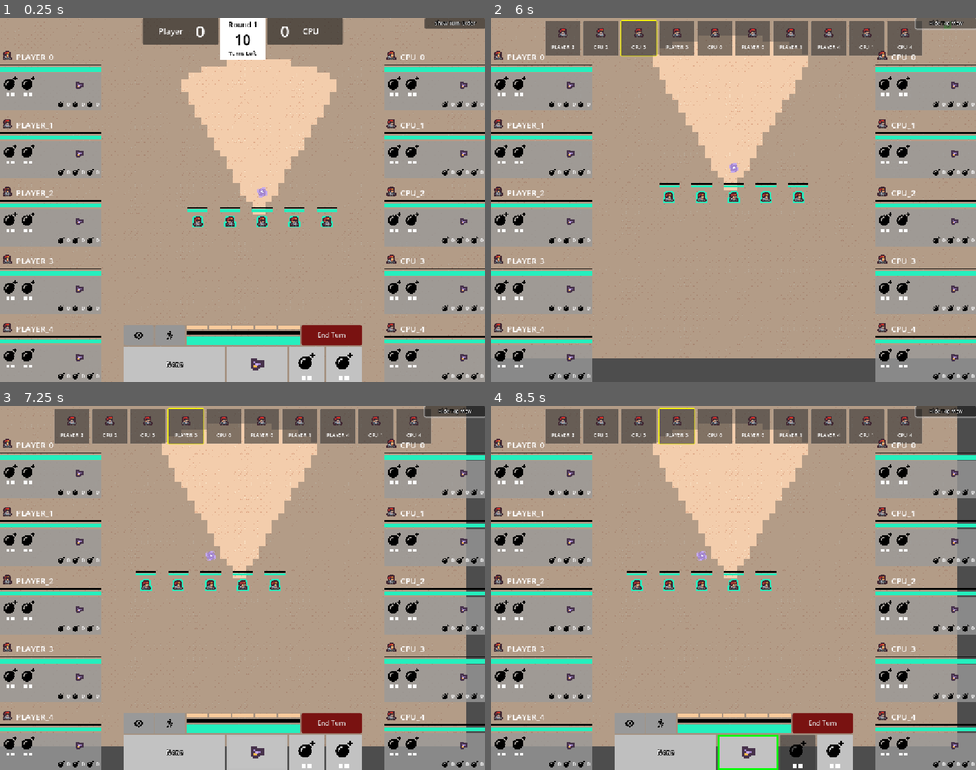
Above: before the commit, frames 1-4 (two rows, left to right).
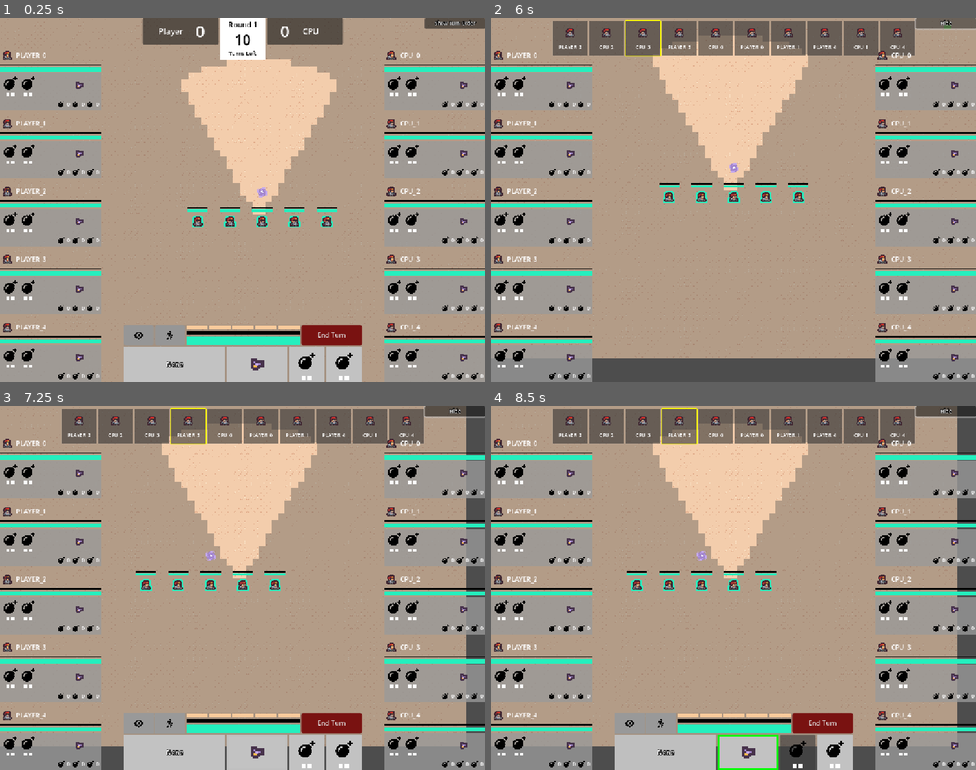
Above: after the commit, the same moments.

Repository: david8zhang/valorant-team-manager-godot
Game: Godot game, scene res://scenes/GameRound.tscn
Same seed, same stepped clock (60 frames per second), same inputs: the game is played once before the commit and once after it.
Inputs (mouse positions are in pixels of both pictures, inside the frame that each line leads up to):
- Up to frame 1 (0.25 s): no input
- Up to frame 2 (6 s): click "Show Turn Order" at 0.5 s; click "Hide Top View" (after the commit: "Hide") at 1.25 s; click "Show Scoreboard" at 2 s; click (670, 196) at 2.77 s; click (626, 334) at 3.5 s; click (660, 334) at 4.25 s; click "End Turn" at 5 s; click "Show Turn Order" at 5.75 s
- Up to frame 3 (7.25 s): click "None" at 6.5 s
- Up to frame 4 (8.5 s): click "None" at 7.25 s; click (796, 751) at 8 s

The runs differ from the first frame. In frame 1, 0.6% of the frame differs, in the area x 3-88%, y 9-87%; in frame 2, 2.5%, in the area x 3-98%, y 0-87%; in frame 3, 2.5%; in frame 4, 2.5%.

Commit message:
hook up buy menu scene to game

Diff:
--- a/codebase/prefabs/AgentStatus.tscn
+++ b/codebase/prefabs/AgentStatus.tscn
@@ -39,9 +39,9 @@
 layout_mode = 2
 size_flags_horizontal = 3
 size_flags_vertical = 1
-theme_override_font_sizes/font_size = 20
+theme_override_font_sizes/font_size = 16
 text = "Player 1"
-vertical_alignment = 2
+vertical_alignment = 1
 
 [node name="ShieldBar" type="ProgressBar" parent="VBoxContainer"]
 custom_minimum_size = Vector2(0, 4)
--- a/codebase/prefabs/BuyMenu.tscn
+++ b/codebase/prefabs/BuyMenu.tscn
@@ -1,6 +1,5 @@
-[gd_scene load_steps=7 format=3 uid="uid://bj7jqevcv2wem"]
-
-[ext_resource type="PackedScene" uid="uid://do06qong074fn" path="res://prefabs/Scoreboard.tscn" id="1_0yq0h"]
+[gd_scene load_steps=6 format=3 uid="uid://bj7jqevcv2wem"]
+
 [ext_resource type="Script" uid="uid://62jjydbsvanb" path="res://scripts/BuyMenu.gd" id="1_3ejf4"]
 [ext_resource type="PackedScene" uid="uid://c3hk0br2pjrhf" path="res://prefabs/AgentBuyMenu.tscn" id="1_mtvm6"]
 [ext_resource type="StyleBox" uid="uid://k2ihmpstyn38" path="res://prefabs/BuyMenuWeaponHeader.tres" id="2_4kfsn"]
@@ -30,7 +29,7 @@
 [node name="VBoxContainer" type="VBoxContainer" parent="PanelContainer"]
 layout_mode = 2
 
-[node name="Scoreboard" parent="PanelContainer/VBoxContainer" instance=ExtResource("1_0yq0h")]
+[node name="Control" type="Control" parent="PanelContainer/VBoxContainer"]
 custom_minimum_size = Vector2(0, 125)
 layout_mode = 2
 
@@ -76,21 +75,6 @@
 horizontal_alignment = 1
 vertical_alignment = 1
 
-[node name="AgentBuyMenu" parent="PanelContainer/VBoxContainer/HBoxContainer/VBoxContainer" instance=ExtResource("1_mtvm6")]
-layout_mode = 2
-
-[node name="AgentBuyMenu2" parent="PanelContainer/VBoxContainer/HBoxContainer/VBoxContainer" instance=ExtResource("1_mtvm6")]
-layout_mode = 2
-
-[node name="AgentBuyMenu3" parent="PanelContainer/VBoxContainer/HBoxContainer/VBoxContainer" instance=ExtResource("1_mtvm6")]
-layout_mode = 2
-
-[node name="AgentBuyMenu4" parent="PanelContainer/VBoxContainer/HBoxContainer/VBoxContainer" instance=ExtResource("1_mtvm6")]
-layout_mode = 2
-
-[node name="AgentBuyMenu5" parent="PanelContainer/VBoxContainer/HBoxContainer/VBoxContainer" instance=ExtResource("1_mtvm6")]
-layout_mode = 2
-
 [node name="VBoxContainer2" type="VBoxContainer" parent="PanelContainer/VBoxContainer/HBoxContainer"]
 layout_mode = 2
 
@@ -843,7 +827,7 @@
 size_flags_horizontal = 3
 
 [node name="HeaderPanel" type="PanelContainer" parent="PanelContainer/VBoxContainer/HBoxContainer/VBoxContainer2/HBoxContainer2/VBoxContainer"]
-custom_minimum_size = Vector2(250, 50)
+custom_minimum_size = Vector2(250, 40)
 layout_mode = 2
 theme_override_styles/panel = ExtResource("2_4kfsn")
 
@@ -972,7 +956,7 @@
 layout_mode = 2
 
 [node name="HeaderPanel" type="PanelContainer" parent="PanelContainer/VBoxContainer/HBoxContainer/VBoxContainer2/HBoxContainer2/VBoxContainer2"]
-custom_minimum_size = Vector2(300, 50)
+custom_minimum_size = Vector2(300, 40)
 layout_mode = 2
 size_flags_horizontal = 4
 theme_override_styles/panel = ExtResource("2_4kfsn")
@@ -1046,3 +1030,16 @@
 layout_mode = 2
 theme_override_colors/font_color = Color(0, 0, 0, 1)
 text = "Free"
+
+[node name="Button" type="Button" parent="."]
+custom_minimum_size = Vector2(150, 0)
+layout_mode = 1
+anchors_preset = 1
+anchor_left = 1.0
+anchor_right = 1.0
+offset_left = -94.0
+offset_top = 5.0
+offset_right = -5.0
+offset_bottom = 36.0
+grow_horizontal = 0
+text = "Continue"
--- a/codebase/prefabs/TurnOrder.tscn
+++ b/codebase/prefabs/TurnOrder.tscn
@@ -18,4 +18,5 @@
 anchors_preset = 10
 anchor_right = 1.0
 grow_horizontal = 2
+theme_override_constants/separation = 0
 alignment = 1
--- a/codebase/scenes/GameRound.tscn
+++ b/codebase/scenes/GameRound.tscn
@@ -16,6 +16,7 @@
 [ext_resource type="Script" uid="uid://sgc1ljm2q1sl" path="res://scripts/CPUAgentController.gd" id="8_twj6c"]
 [ext_resource type="PackedScene" uid="uid://c0xqijdur3pcu" path="res://prefabs/BattlePreview.tscn" id="9_1ryu6"]
 [ext_resource type="PackedScene" uid="uid://b7whhr7p0we7h" path="res://prefabs/RoundResult.tscn" id="9_yiupv"]
+[ext_resource type="PackedScene" uid="uid://bj7jqevcv2wem" path="res://prefabs/BuyMenu.tscn" id="10_khead"]
 
 [node name="GameRound" type="Node2D"]
 script = ExtResource("1_dq0hy")
@@ -34,9 +35,6 @@
 
 [node name="TurnOrder" parent="CanvasLayer/Control" instance=ExtResource("2_w36hm")]
 visible = false
-layout_mode = 1
-
-[node name="Scoreboard" parent="CanvasLayer/Control" instance=ExtResource("2_d43p7")]
 layout_mode = 1
 
 [node name="TeamStatus" parent="CanvasLayer/Control" instance=ExtResource("2_ngxvu")]
@@ -89,6 +87,13 @@
 visible = false
 layout_mode = 1
 
+[node name="BuyMenu" parent="CanvasLayer/Control" instance=ExtResource("10_khead")]
+visible = false
+layout_mode = 1
+
+[node name="Scoreboard" parent="CanvasLayer/Control" instance=ExtResource("2_d43p7")]
+layout_mode = 1
+
 [node name="GameCamera" type="Camera2D" parent="."]
 script = ExtResource("2_twj6c")
 
--- a/codebase/scripts/AgentBuyMenu.gd
+++ b/codebase/scripts/AgentBuyMenu.gd
@@ -5,3 +5,10 @@
 @onready var kill_count_label = $PanelContainer/VBoxContainer/PanelContainer/MarginContainer2/HBoxContainer/HBoxContainer/KillCount
 @onready var death_count_label = $PanelContainer/VBoxContainer/PanelContainer/MarginContainer2/HBoxContainer/HBoxContainer2/DeathCount
 @onready var assist_count_label = $PanelContainer/VBoxContainer/PanelContainer/MarginContainer2/HBoxContainer/HBoxContainer3/AssistCount
+
+func init_from_agent(agent: Agent):
+	agent_name_label.text = agent.agent_name
+	var agent_stats = GameRoundVariables.get_or_create_agent_game_stat(agent.agent_name) as GameRoundVariables.AgentGameStats
+	kill_count_label.text = str(agent_stats.kill_count)
+	death_count_label.text = str(agent_stats.death_count)
+	assist_count_label.text = str(agent_stats.assist_count)
--- a/codebase/scripts/BuyMenu.gd
+++ b/codebase/scripts/BuyMenu.gd
@@ -1,5 +1,20 @@
 class_name BuyMenu
 extends Control
 
-@onready var scoreboard = $PanelContainer/VBoxContainer/Scoreboard as Scoreboard
+@onready var agent_buy_menu_container = $PanelContainer/VBoxContainer/HBoxContainer/VBoxContainer as VBoxContainer
 @export var agent_buy_menu_scene: PackedScene
+
+static var CREDITS_WIN = 3000
+static var CREDITS_SURVIVE_LOSS = 1000
+static var CREDITS_ONE_LOSS = 1900
+static var CREDITS_TWO_LOSS = 2400
+static var CREDITS_THREE_LOSS = 2900
+static var CREDITS_SPIKE_PLANT = 300
+static var CREDITS_KILL = 200
+
+func init_agent_info(agents):
+	for a in agents:
+		var agent = a as Agent
+		var agent_buy_menu = agent_buy_menu_scene.instantiate() as AgentBuyMenu
+		agent_buy_menu_container.add_child(agent_buy_menu)
+		agent_buy_menu.init_from_agent(agent)
--- a/codebase/scripts/GameRound.gd
+++ b/codebase/scripts/GameRound.gd
@@ -25,6 +25,7 @@
 @onready var turn_order_list_view := $CanvasLayer/Control/TurnOrder as TurnOrder
 @onready var toggle_top_view_button := $CanvasLayer/Control/ToggleTopView as Button
 @onready var round_result = $CanvasLayer/Control/RoundResult as RoundResult
+@onready var buy_menu = $CanvasLayer/Control/BuyMenu as BuyMenu
 
 @export var bomb_scene: PackedScene
 
@@ -42,7 +43,7 @@
 var bomb: Bomb
 
 func _ready():
-	round_result.on_continue.connect(incr_score_and_go_to_next_round)
+	round_result.on_continue.connect(incr_score_and_go_to_buy_phase)
 	action_menu.agent_controller = agent_controller
 	agent_controller.action_menu = action_menu
 	agent_controller.on_complete_turn.connect(go_to_next_turn)
@@ -62,6 +63,7 @@
 	toggle_top_view_button.pressed.connect(toggle_top_view)
 	setup_game_round_variables()
 	start_turn_for_next_agent()
+	set_top_view_state(top_view_state)
 
 	# Test bomb defusal logic
 	# attack_side = Side.CPU
@@ -101,7 +103,6 @@
 		else:
 			action_menu.hide()
 			cpu_agent_controller.start_turn(next_agent_in_turn_queue)
-
 
 func go_to_next_turn():
 	for i in range(curr_turn_index + 1, curr_turn_index + 1 + turn_queue.size()):
@@ -237,21 +238,30 @@
 			return agent
 	return null
 
+func set_top_view_state(new_state: TopViewState):
+	match new_state:
+		TopViewState.SCOREBOARD:
+			toggle_top_view_button.text = "Show Turn Order"
+			turn_order_list_view.hide()
+			scoreboard.show()
+		TopViewState.TURN_QUEUE:
+			toggle_top_view_button.text = "Hide"
+			turn_order_list_view.show()
+			scoreboard.hide()
+		TopViewState.HIDDEN:
+			toggle_top_view_button.text = "Show Scoreboard"
+			scoreboard.hide()
+			turn_order_list_view.hide()
+	top_view_state = new_state
+
 func toggle_top_view():
 	match top_view_state:
 		TopViewState.SCOREBOARD:
-			toggle_top_view_button.text = "Hide Top View"
-			scoreboard.hide()
-			turn_order_list_view.show()
-			top_view_state = TopViewState.TURN_QUEUE
+			set_top_view_state(TopViewState.TURN_QUEUE)
 		TopViewState.TURN_QUEUE:
-			toggle_top_view_button.text = "Show Scoreboard"
-			turn_order_list_view.hide()
-			top_view_state = TopViewState.HIDDEN
+			set_top_view_state(TopViewState.HIDDEN)
 		TopViewState.HIDDEN:
-			toggle_top_view_button.text = "Show Turn Order"
-			scoreboard.show()
-			top_view_state = TopViewState.SCOREBOARD
+			set_top_view_state(TopViewState.SCOREBOARD)
 
 func get_turn_queue_agents():
 	return turn_queue.map(func (agent_name): return get_agent_for_name(agent_name))
@@ -305,17 +315,22 @@
 	bomb.set_bomb_state(Bomb.BombState.PLANTED)
 	scoreboard.reset_defuse_container()
 
-func incr_score_and_go_to_next_round(last_winning_side: GameRound.Side):
+func incr_score_and_go_to_buy_phase(last_winning_side: GameRound.Side):
 	scoreboard.incr_score(last_winning_side)
 	scoreboard.incr_round()
-	scoreboard.switch_to_phase(Scoreboard.Phase.PRE_PLANT)
 	curr_turn_index = 0
 	scoreboard.reset()
-	player_team.reset_agents()
-	cpu_team.reset_agents()
+	# player_team.reset_agents()
+	# cpu_team.reset_agents()
 	for a in player_team.agents:
 		a.update_visible_tiles()
 		a.show()
 	place_bomb()
 	bomb.set_bomb_state(Bomb.BombState.DROPPED)
-	start_turn_for_next_agent()
+	scoreboard.switch_to_phase(Scoreboard.Phase.BUY)
+
+func setup_player_buy_menu(last_winning_side: GameRound.Side):
+	toggle_top_view_button.hide()
+	buy_menu.show()
+	buy_menu.init_agent_info(player_team.agents)
+	buy_menu.setup_credits(last_winning_side)
--- a/codebase/scripts/Scoreboard.gd
+++ b/codebase/scripts/Scoreboard.gd
@@ -80,6 +80,13 @@
 			turns_remaining_label.add_theme_color_override("font_color", Color.WHITE)
 			turns_remaining_bottom_label.add_theme_color_override("font_color", Color.WHITE)
 			round_info_container.add_theme_stylebox_override("panel", load("res://prefabs/PlantedTurnRem.tres"))
+		Phase.BUY:
+			round_number_label.text = "PLANTED"
+			round_number_label.add_theme_color_override("font_color", Color.BLACK)
+			round_number_label.add_theme_color_override("font_color", Color.BLACK)
+			turns_remaining_label.add_theme_color_override("font_color", Color.BLACK)
+			turns_remaining_bottom_label.add_theme_color_override("font_color", Color.BLACK)
+			round_info_container.add_theme_stylebox_override("panel", load("res://prefabs/RoundTurnRem.tres"))
 	curr_phase = phase
 
 func incr_defuse_container():
--- a/codebase/scripts/Team.gd
+++ b/codebase/scripts/Team.gd
@@ -12,6 +12,9 @@
 @export var start_y = 0
 @export var space_btwn_agents = 2
 @export var name_prefix := ""
+
+# Start with 800 credits per agent (800 x 5)
+var num_credits := 4000
 
 var agents := []
 
Not shown: 1 places in codebase/prefabs/TurnOrder.tscn that only renumber resources
Not shown: 1 places in codebase/scenes/GameRound.tscn that only renumber resources
